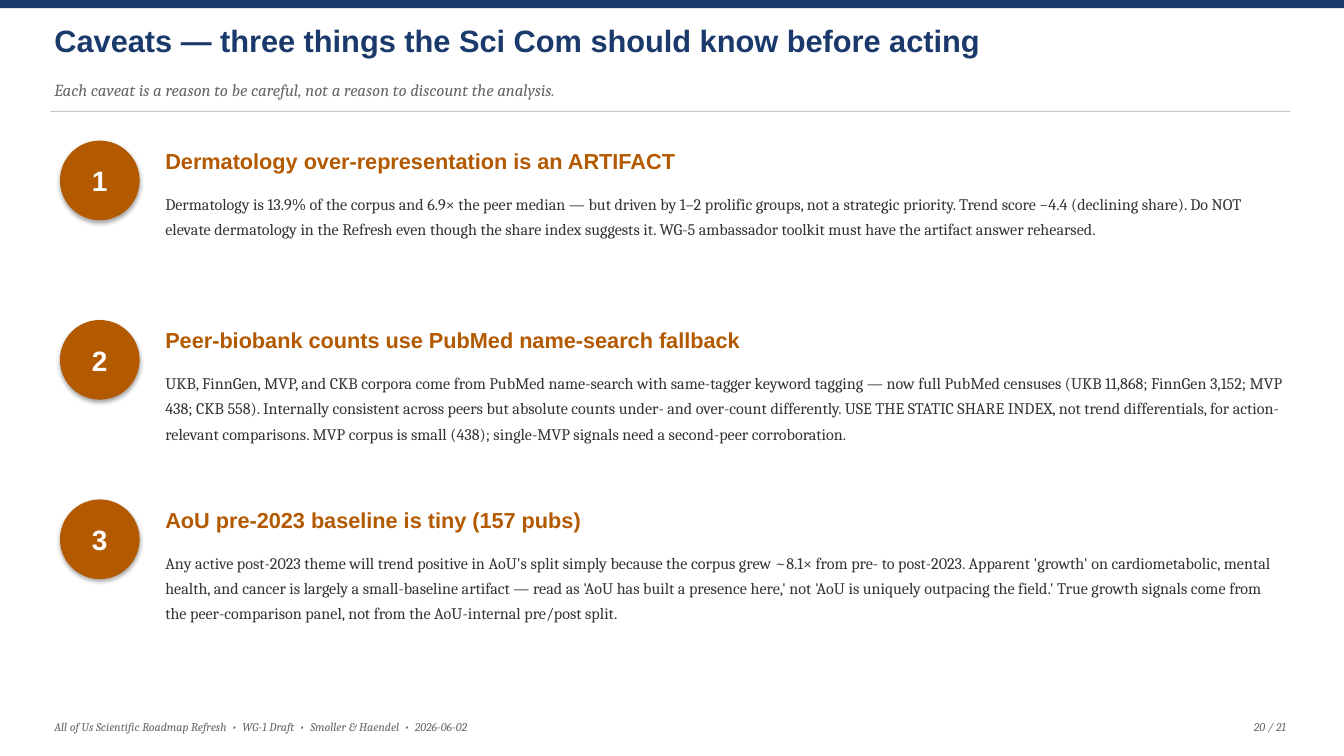
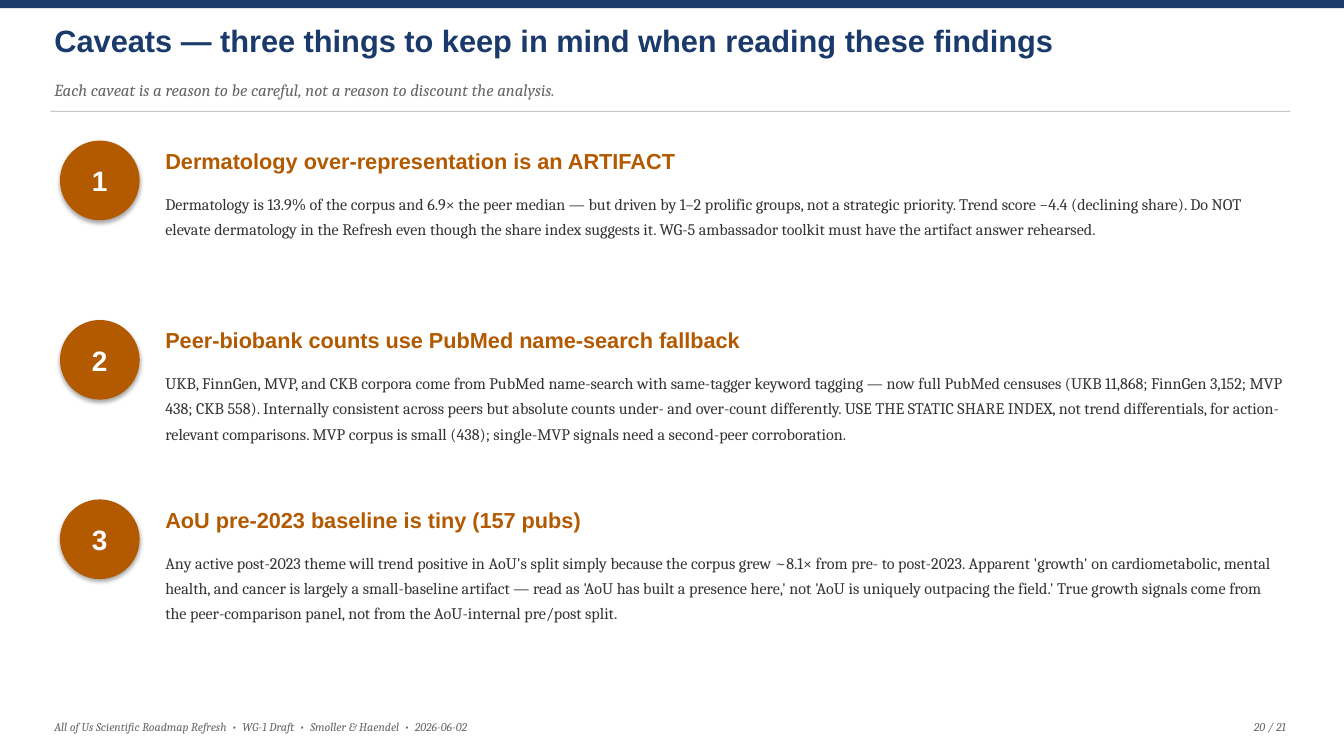
Before and after one commit to mellybelly/all-of-us, a slide deck: slide 20 of resources/deliverables/AoU_Roadmap_Refresh_Draft_Deck.pptx. Drawn at 1344x756 pixels with LibreOffice and Linux fonts; fonts in the diff are those of the drawing. Boxes give left, top, right and bottom in pixels: in the first picture for what was removed or moved away, otherwise in the second. Text is boxed around its words. In the diff, an @@ line names an element or a change of style, - is before the commit and + after.

```diff
--- a/resources/deliverables/AoU_Roadmap_Refresh_Draft_Deck.pptx
+++ b/resources/deliverables/AoU_Roadmap_Refresh_Draft_Deck.pptx
@@ text at [54, 29, 1053, 58]: text changed @@
-Caveats — three things the Sci Com should know before acting
+Caveats — three things to keep in mind when reading these findings
```
Also in this commit, not shown: 6 other slides changed, 11 other files.
